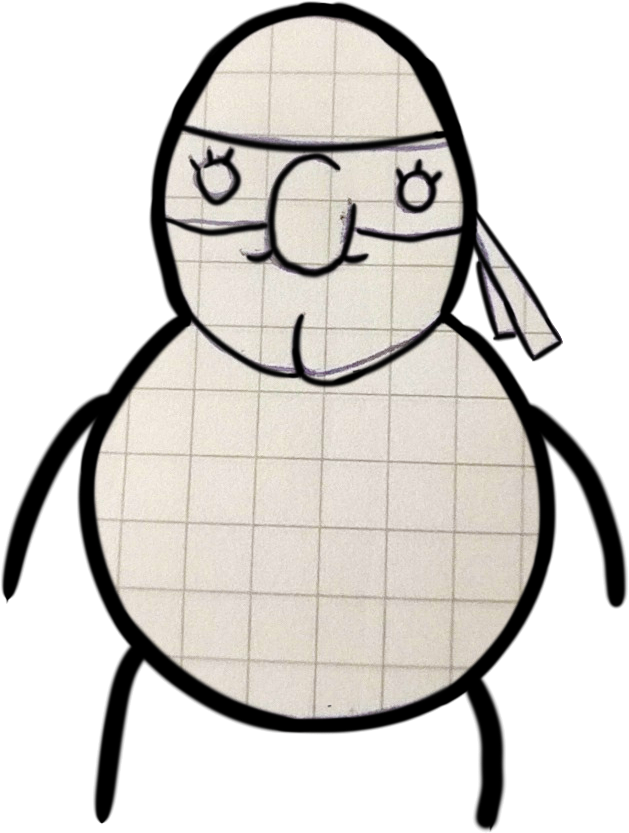
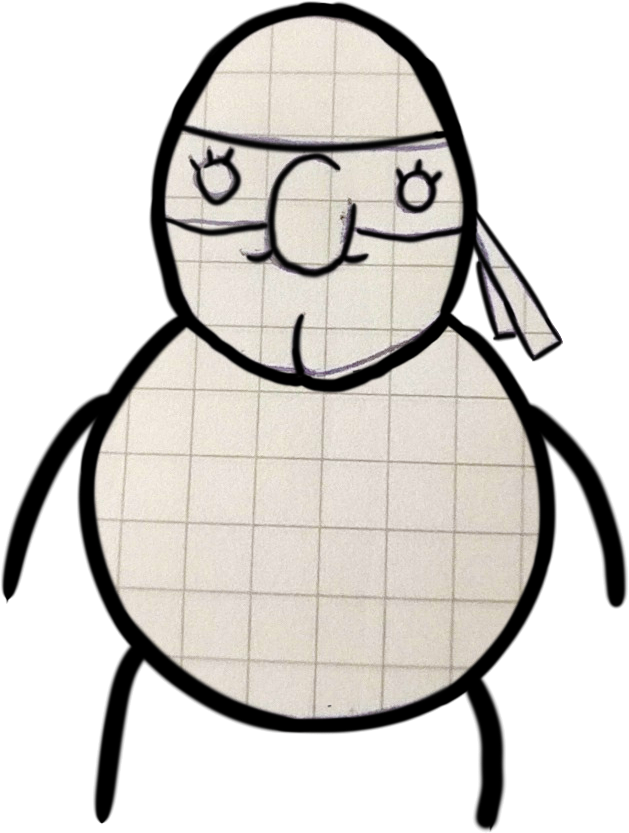
Layered file, before and after one edit (w=629, h=833). Changes by layer:
painted on "Layer 1" over [left=185, top=314, right=450, bottom=394]
